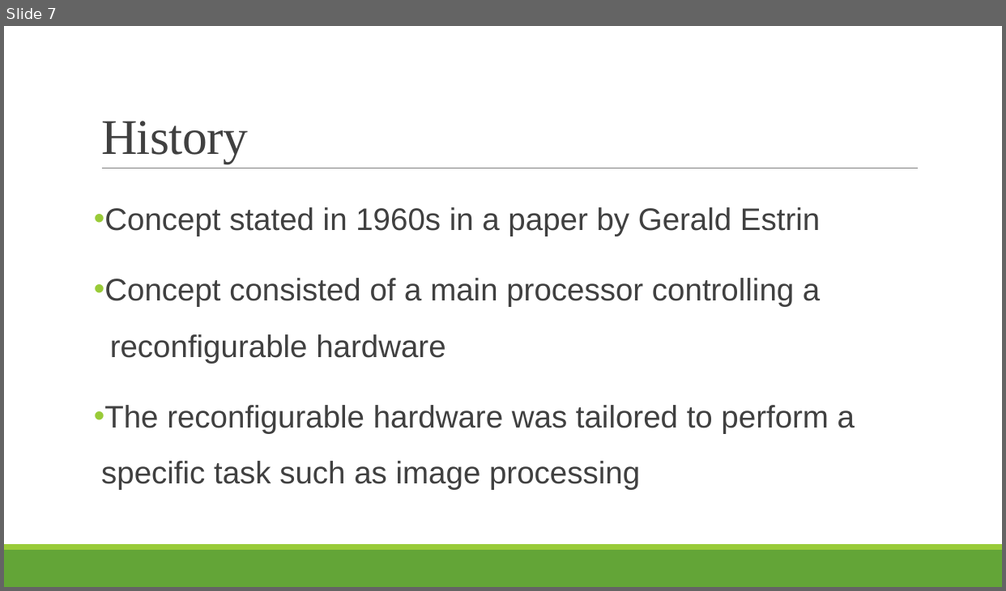
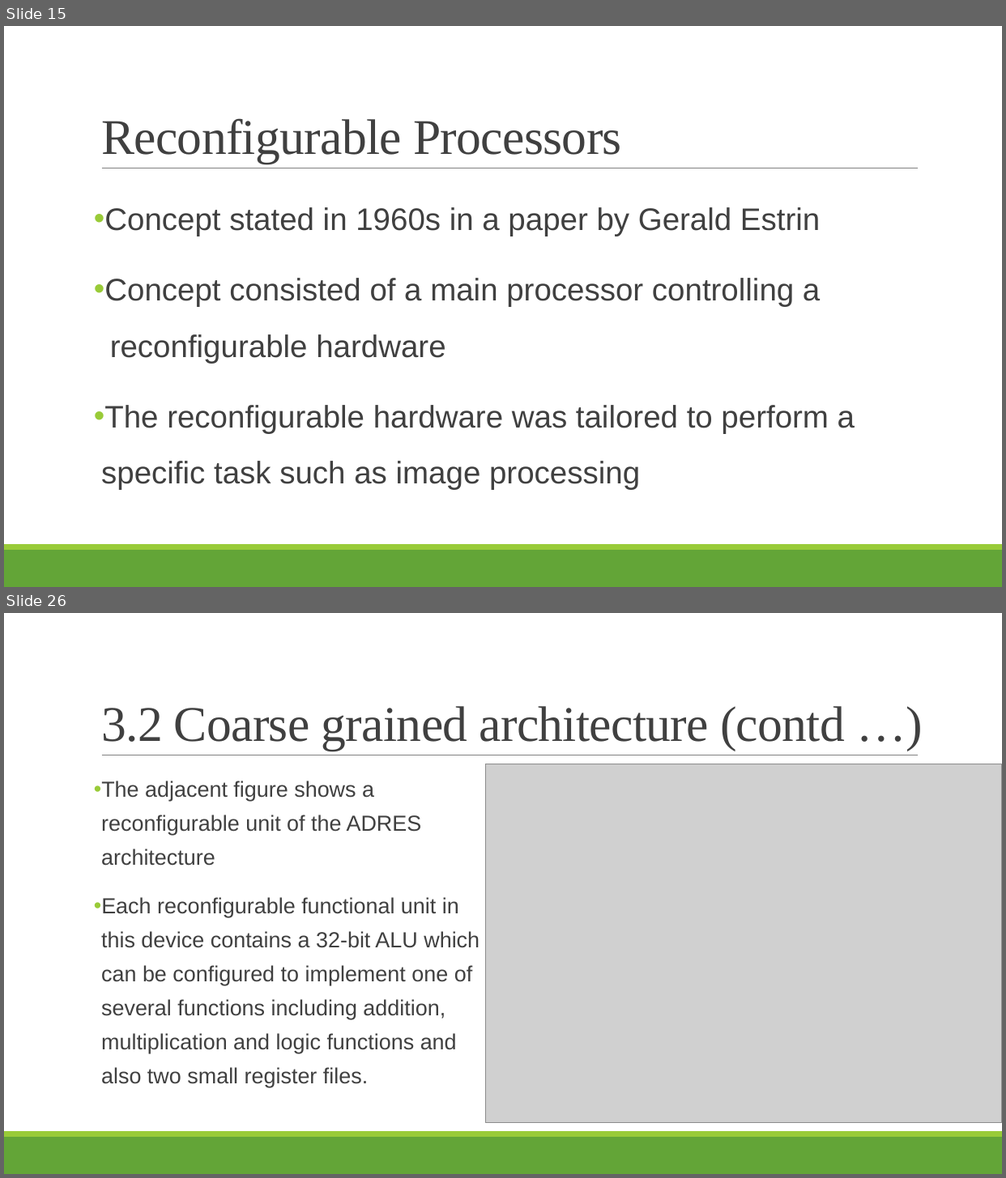
Before and after one commit to puthukkaden/Reconfigrable_Processor_Architecture, a slide deck: Presentation/Presentation1.pptx. Shown one above the other, each under a label of ours: slide 7 before the commit, slides 15 and 26 after it; the slides between them are not shown. The pictures are 1006x591 and 1006x1178 pixels, drawn with LibreOffice and Linux fonts; fonts in the diff are those of the drawing; grey boxes stand for pictures. Boxes give left, top, right and bottom in pixels: in the first picture for what was removed or moved away, otherwise in the second. Text is boxed around its words. In the diff, an @@ line names an element or a change of style, - is before the commit and + after.

```diff
--- a/Presentation/Presentation1.pptx
+++ b/Presentation/Presentation1.pptx
@@ slide 26 added at (4,613,1002,1174), background #FFFFFF; not listed: 3 template elements that a slide beside it also shows @@
@@ title added at (101,706,845,750), 48 pt, text #404040 @@
+3.2 Coarse grained architecture (contd …)
@@ text added at (94,781,479,1088), 21 pt, text #404040 @@
+• The adjacent figure shows a reconfigurable unit of the ADRES architecture
+• Each reconfigurable functional unit in this device contains a 32-bit ALU which can be configured to implement one of several functions including addition, multiplication and logic functions and also two small register files.
@@ picture added at (486,764,1002,1123) @@
@@ what was slide 7 is now slide 15 @@
@@ slide 15 changed as well @@
@@ title at (101,118,622,163): text changed @@
-History
+Reconfigurable Processors
```
Also in this commit, not shown: 6 other slides changed, 17 other slides added, 1 slide removed, 7 other files.
